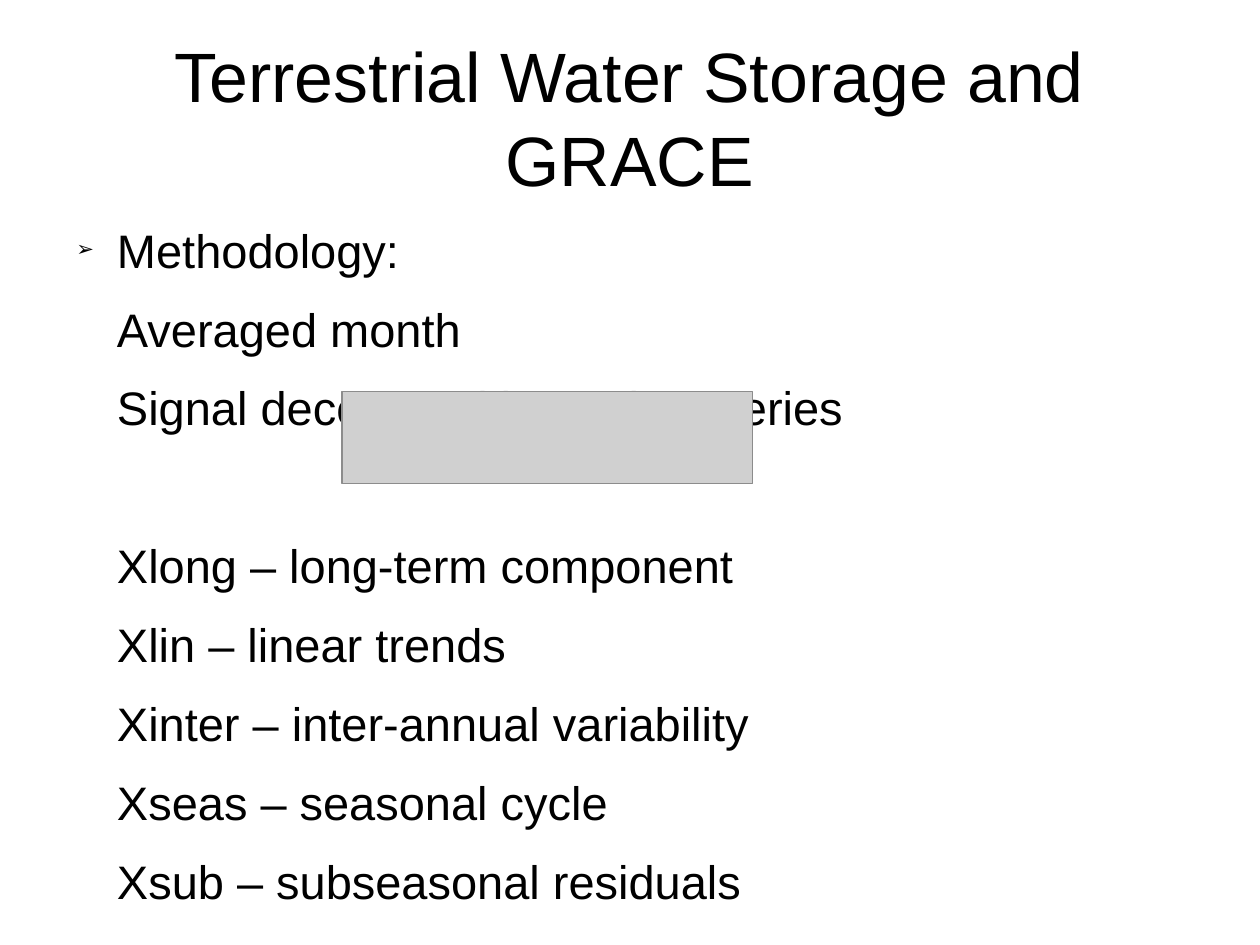
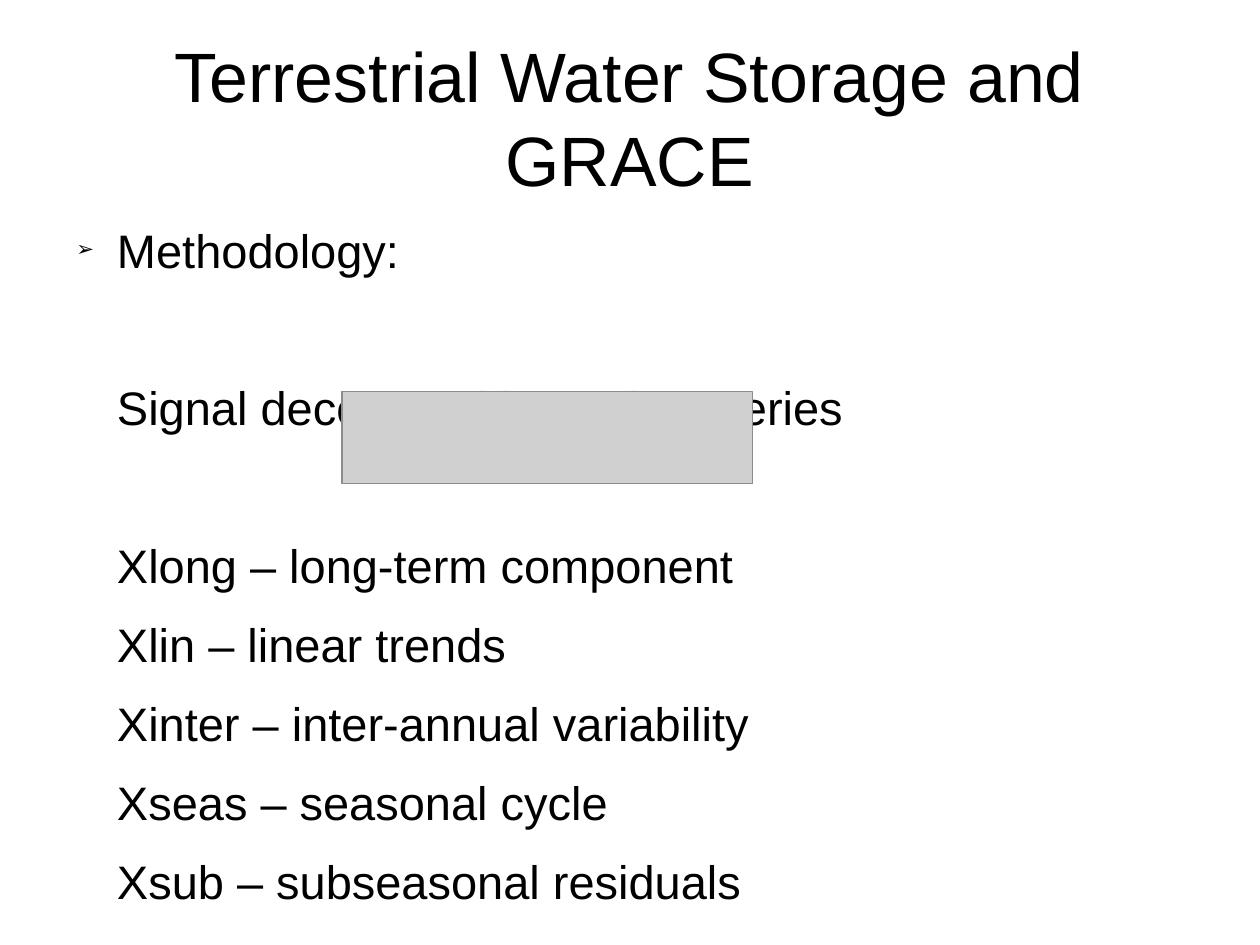
Before and after one commit to fvgatts/apresenta-o, a slide deck: slide 2 of presentation-TWSandGRACE.odp. Drawn at 1260x945 pixels with LibreOffice and Linux fonts; fonts in the diff are those of the drawing; grey boxes stand for pictures. Boxes give left, top, right and bottom in pixels: in the first picture for what was removed or moved away, otherwise in the second. Text is boxed around its words. In the diff, an @@ line names an element or a change of style, - is before the commit and + after.

Commit message:
first draft to the TWS and GRACE presentation

```diff
--- a/presentation-TWSandGRACE.odp
+++ b/presentation-TWSandGRACE.odp
@@ text at (117, 313, 461, 355): paragraph removed @@
-Averaged month
```
